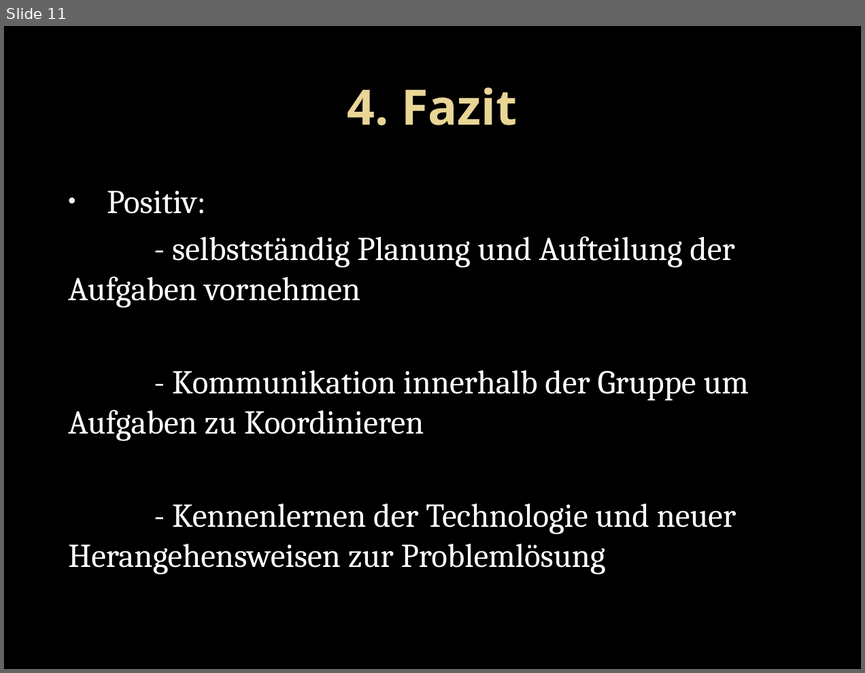
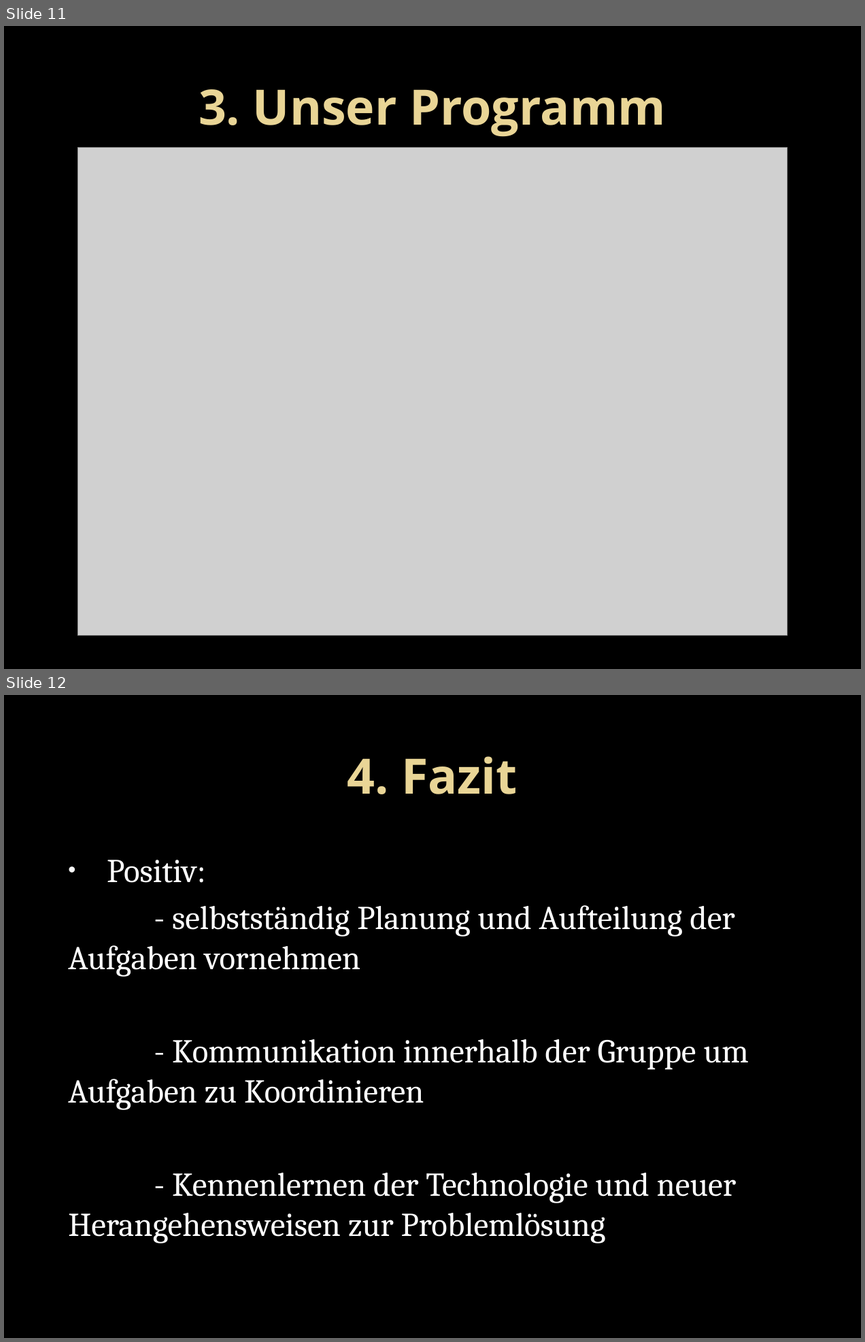
Before and after one commit to Trikolix/Fragen-und-Antworten, a slide deck: Webanwendung PHP.pptx. Shown one above the other, each under a label of ours: slide 11 before the commit, slides 11 and 12 after it. The pictures are 865x673 and 865x1342 pixels, drawn with LibreOffice and Linux fonts; fonts in the diff are those of the drawing; grey boxes stand for pictures; background and template pictures are left out. Boxes give left, top, right and bottom in pixels: in the first picture for what was removed or moved away, otherwise in the second. Text is boxed around its words. In the diff, an @@ line names an element or a change of style, - is before the commit and + after.

```diff
--- a/Webanwendung PHP.pptx
+++ b/Webanwendung PHP.pptx
@@ slide 11 added at box(4, 26, 861, 669), background picture (left out) @@
@@ title added at box(198, 89, 665, 137), 41 pt, text gradient #EAD696 to #E7D081, bold @@
+3. Unser Programm
@@ picture added at box(77, 148, 787, 635) @@
@@ what was slide 11 is now slide 12 @@
```
Also in this commit, not shown: 1 other slide added, 1 slide removed, 1 other file.
